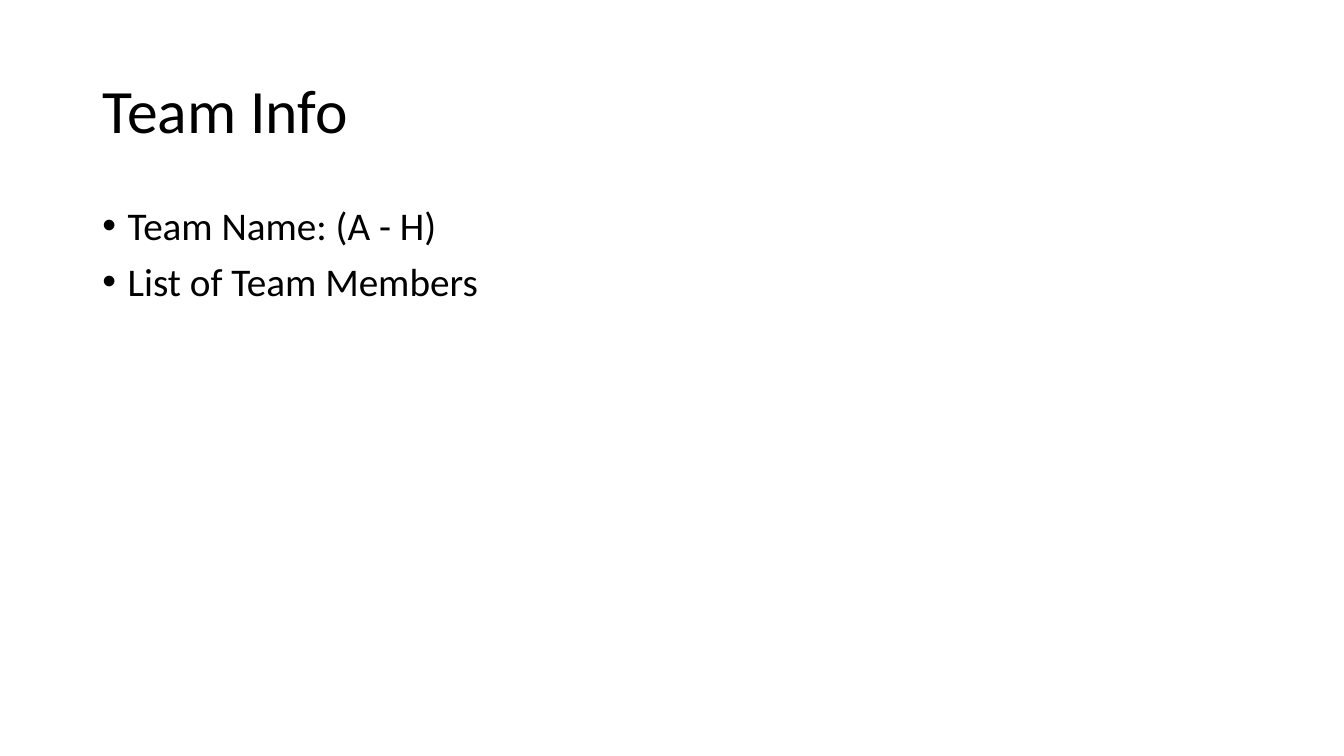
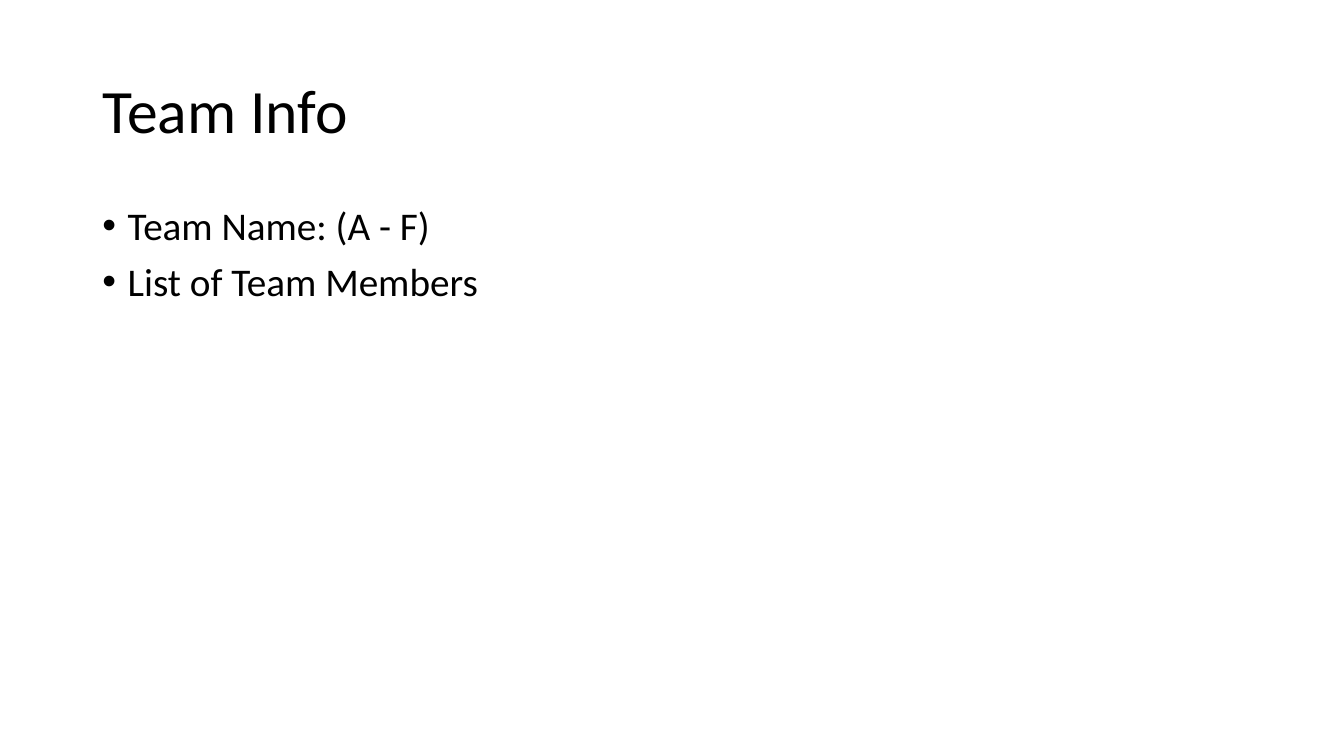
Before and after one commit to mschray/IPro497Sample, a slide deck: slide 2 of Course Content/Mid course presentation template.pptx. Drawn at 1344x756 pixels with LibreOffice and Linux fonts; fonts in the diff are those of the drawing. Boxes give left, top, right and bottom in pixels: in the first picture for what was removed or moved away, otherwise in the second. Text is boxed around its words. In the diff, an @@ line names an element or a change of style, - is before the commit and + after.

```diff
--- a/Course Content/Mid course presentation template.pptx
+++ b/Course Content/Mid course presentation template.pptx
@@ text at (x1=128, y1=211, x2=430, y2=246): text changed @@
-• Team Name: (A - H)
+• Team Name: (A - F)
```
Also in this commit, not shown: 1 other slide changed.
